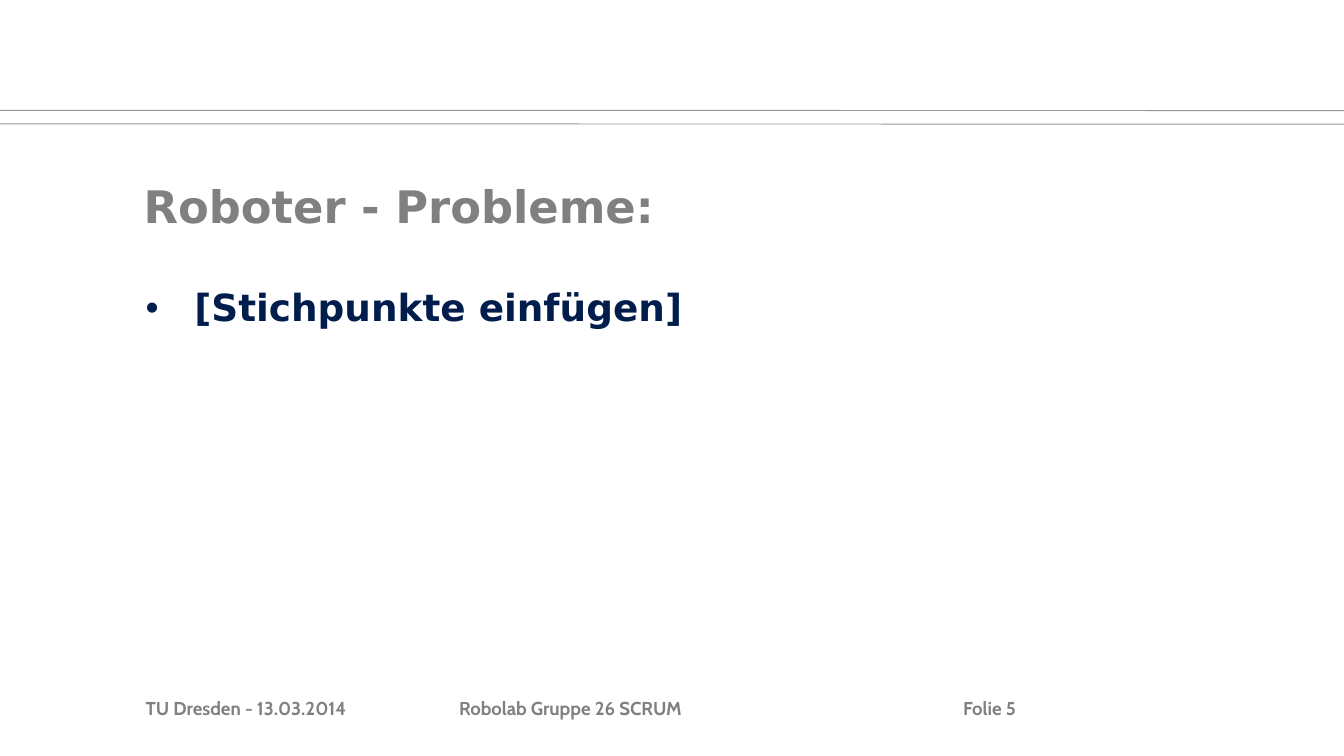
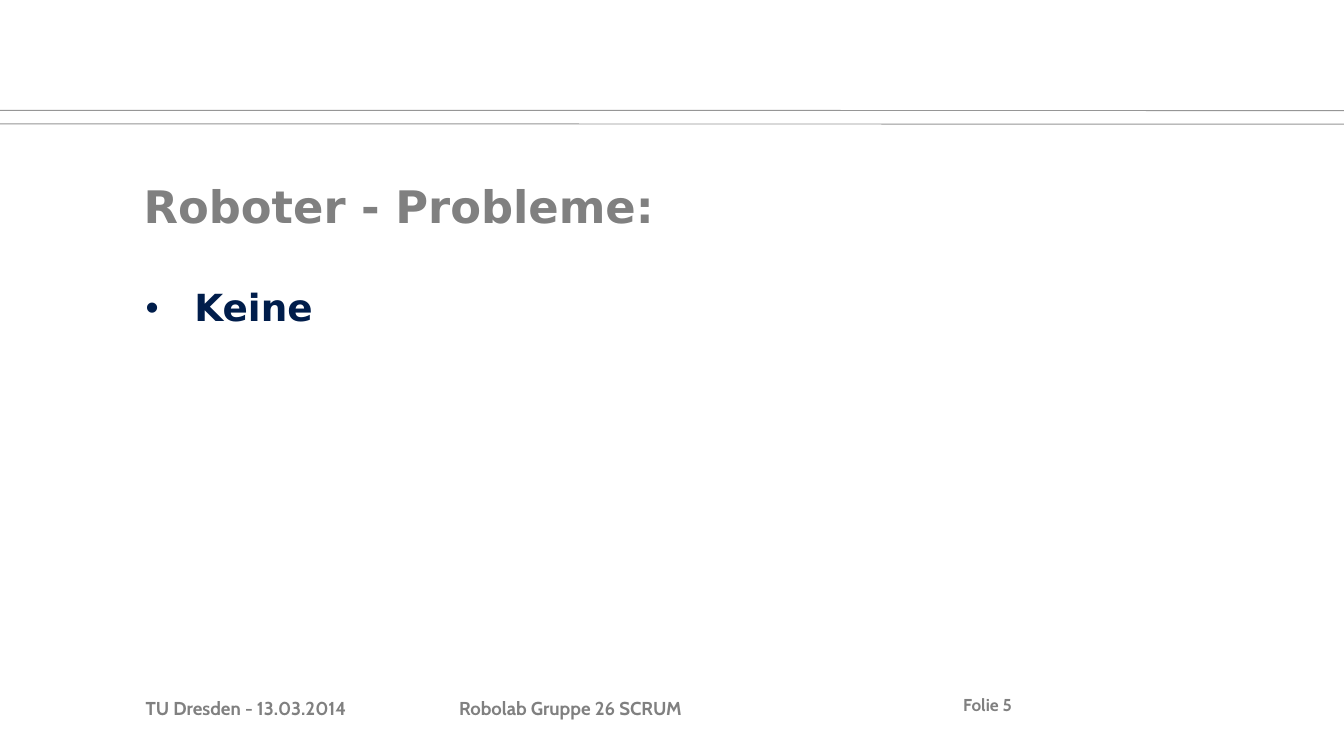
Before and after one commit to MarauderXtreme/robolab-2014, a slide deck: slide 5 of Scrum/scrum-13-03-14.ppt. Drawn at 1344x756 pixels with LibreOffice and Linux fonts; fonts in the diff are those of the drawing; background and template pictures are left out. Boxes give left, top, right and bottom in pixels: in the first picture for what was removed or moved away, otherwise in the second. Text is boxed around its words. In the diff, an @@ line names an element or a change of style, - is before the commit and + after.

```diff
--- a/Scrum/scrum-13-03-14.ppt
+++ b/Scrum/scrum-13-03-14.ppt
@@ text at bbox=[194, 292, 312, 322]: text changed @@
-• [Stichpunkte einfügen]
+• Keine
@@ page number at bbox=[963, 698, 1012, 711]: size 10 to 9.2 pt; line spacing 1 to 0.9 @@
```
Also in this commit, not shown: 2 other slides changed.
